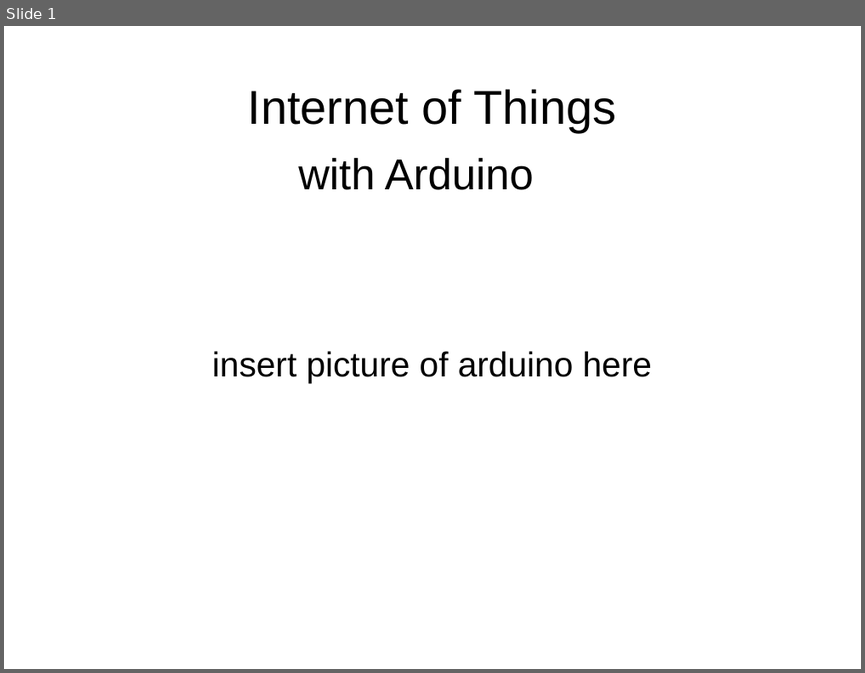
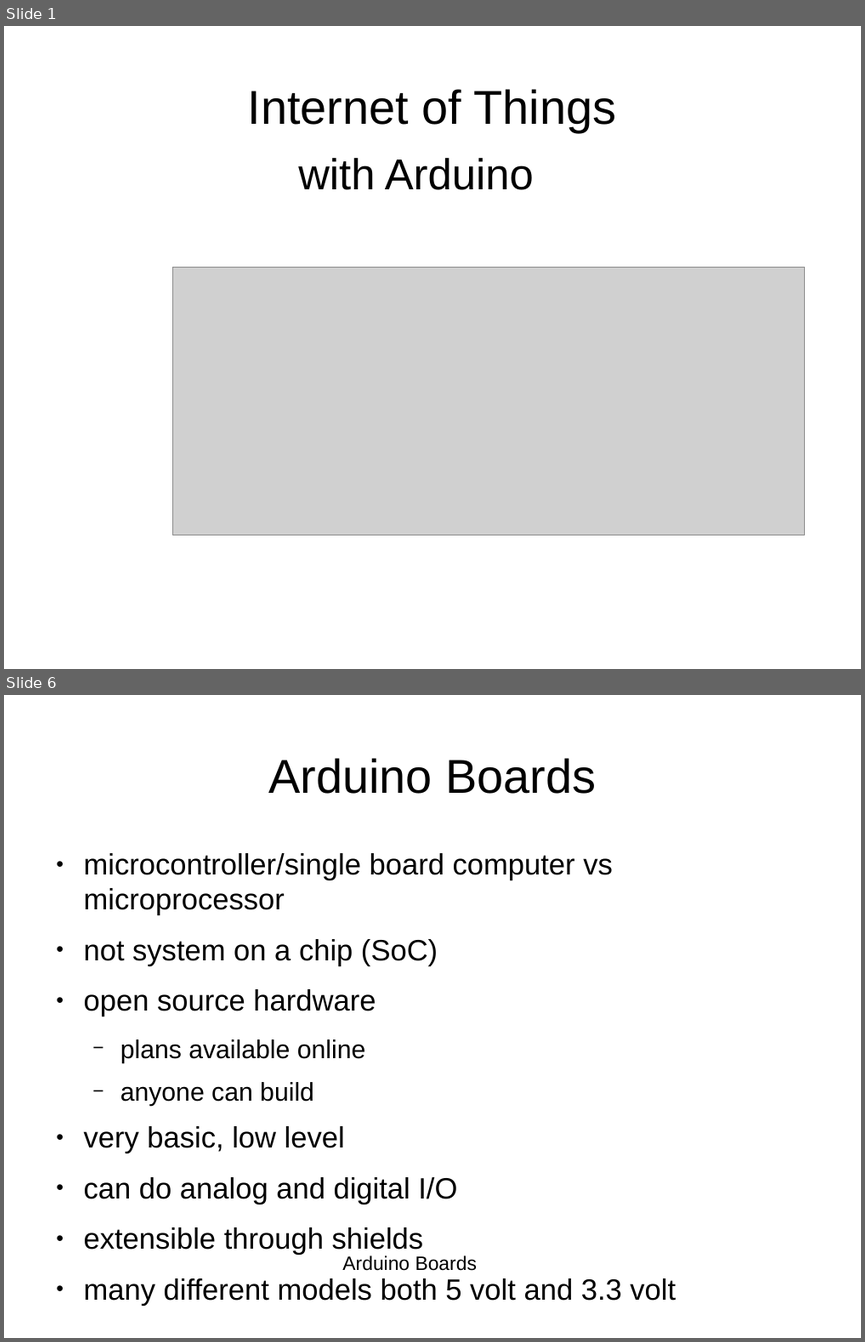
Before and after one commit to jasonmfehr/jug-arduino, a slide deck: presentation/Illnois_JUG_2014_09_09.odp. Shown one above the other, each under a label of ours: slide 1 before the commit, slides 1 and 6 after it; the slides between them are not shown. The pictures are 865x673 and 865x1342 pixels, drawn with LibreOffice and Linux fonts; fonts in the diff are those of the drawing; grey boxes stand for pictures. Boxes give left, top, right and bottom in pixels: in the first picture for what was removed or moved away, otherwise in the second. Text is boxed around its words. In the diff, an @@ line names an element or a change of style, - is before the commit and + after.

```diff
--- a/presentation/Illnois_JUG_2014_09_09.odp
+++ b/presentation/Illnois_JUG_2014_09_09.odp
@@ slide 6 added at (4, 695, 861, 1338), background #FFFFFF @@
@@ title added at (268, 758, 596, 794), 44 pt, text #000000 @@
+Arduino Boards
@@ text added at (84, 853, 676, 1305), 27.2 pt, text #000000 @@
+● microcontroller/single board computer vs microprocessor
+● not system on a chip (SoC)
+● open source hardware
+  − plans available online
+  − anyone can build
+● very basic, low level
+● can do analog and digital I/O
+● extensible through shields
+● many different models both 5 volt and 3.3 volt
@@ text added at (342, 1255, 477, 1270), 18 pt, text #000000 @@
+Arduino Boards
@@ slide 1 changed as well @@
@@ picture added at (172, 267, 805, 534) @@
@@ subtitle removed at (212, 351, 652, 383) @@
-insert picture of arduino here
```
Also in this commit, not shown: 10 other slides added.
